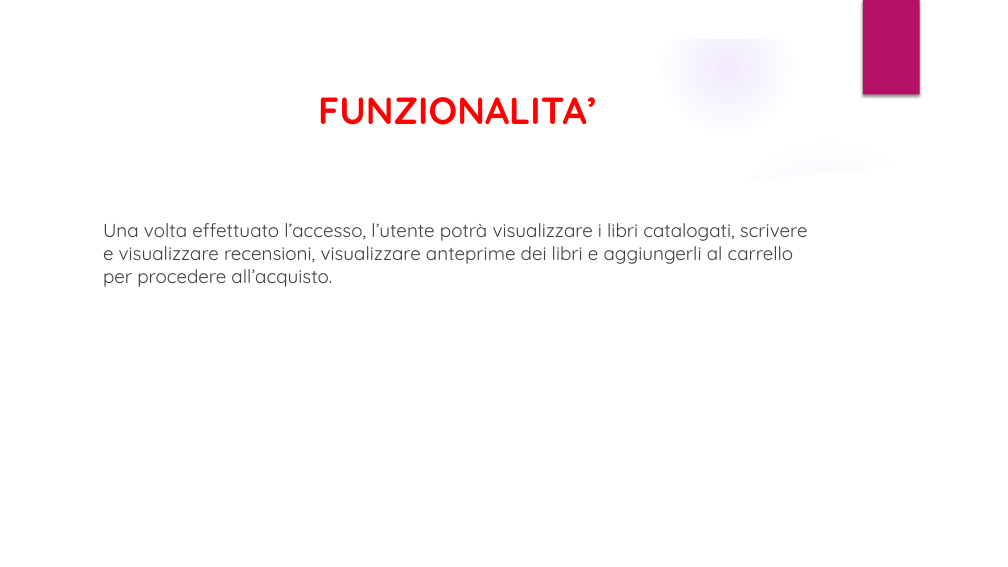
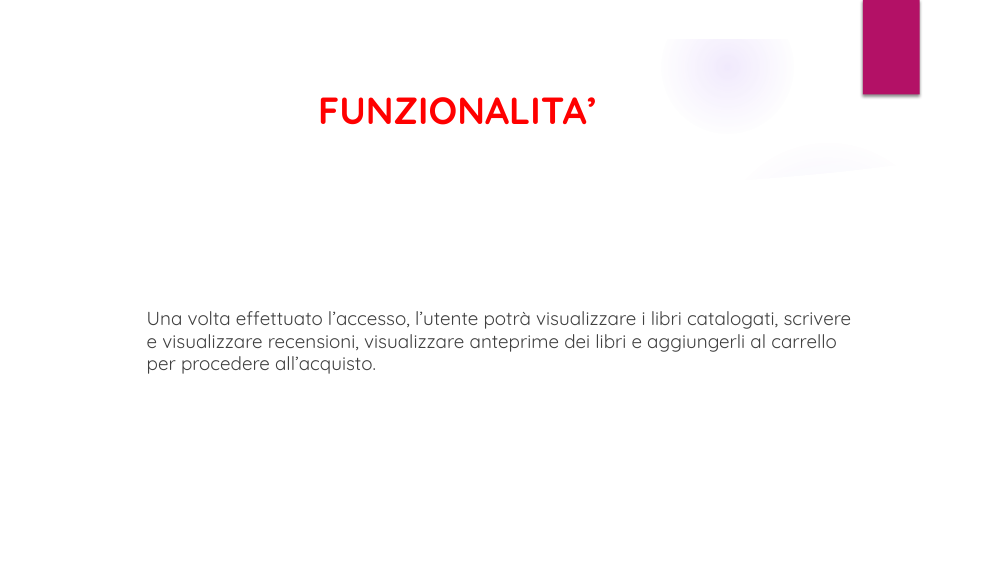
Before and after one commit to GaetanoRomeo22/Booksnap, a slide deck: slide 6 of Presentazione_Booksnap.pptx. Drawn at 1008x567 pixels with LibreOffice and Linux fonts; fonts in the diff are those of the drawing; background and template pictures are left out. Boxes give left, top, right and bottom in pixels: in the first picture for what was removed or moved away, otherwise in the second. Text is boxed around its words. In the diff, an @@ line names an element or a change of style, - is before the commit and + after.

```diff
--- a/Presentazione_Booksnap.pptx
+++ b/Presentazione_Booksnap.pptx
@@ text "Una volta effettuato l’accesso, l’utente ...": place and size @@
-text "Una volta effettuato l’accesso, l’utente ..." at [103,223,808,287]
+text "Una volta effettuato l’accesso, l’utente ..." at [147,311,852,374]
```
Also in this commit, not shown: 3 other files.
